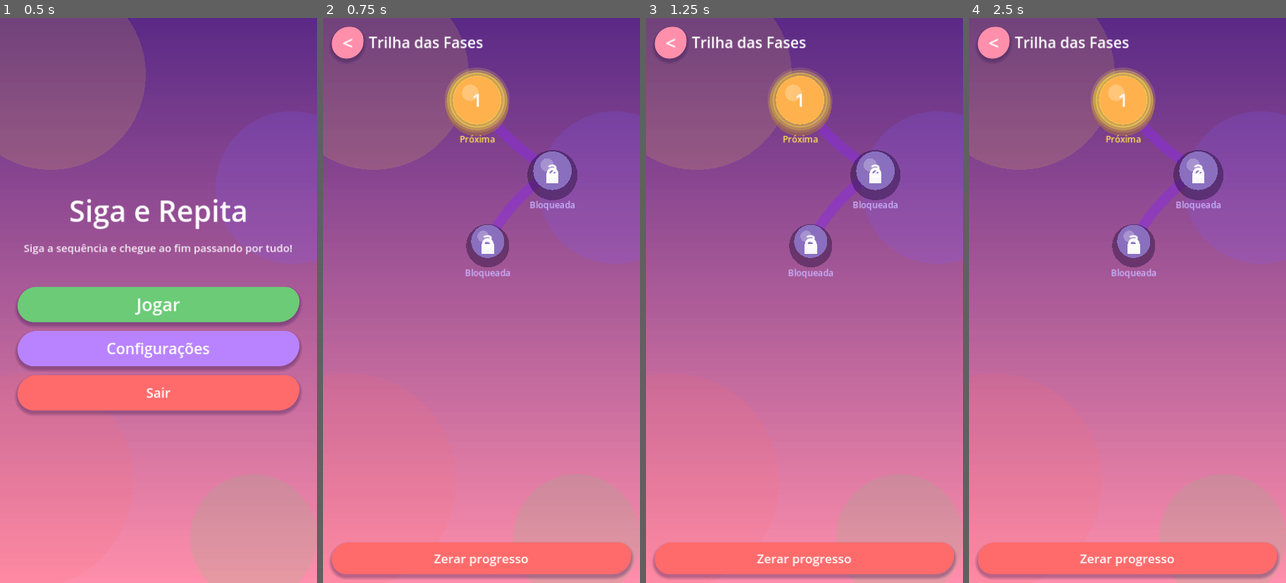
Above: before the commit, frames 1-4 (left to right).
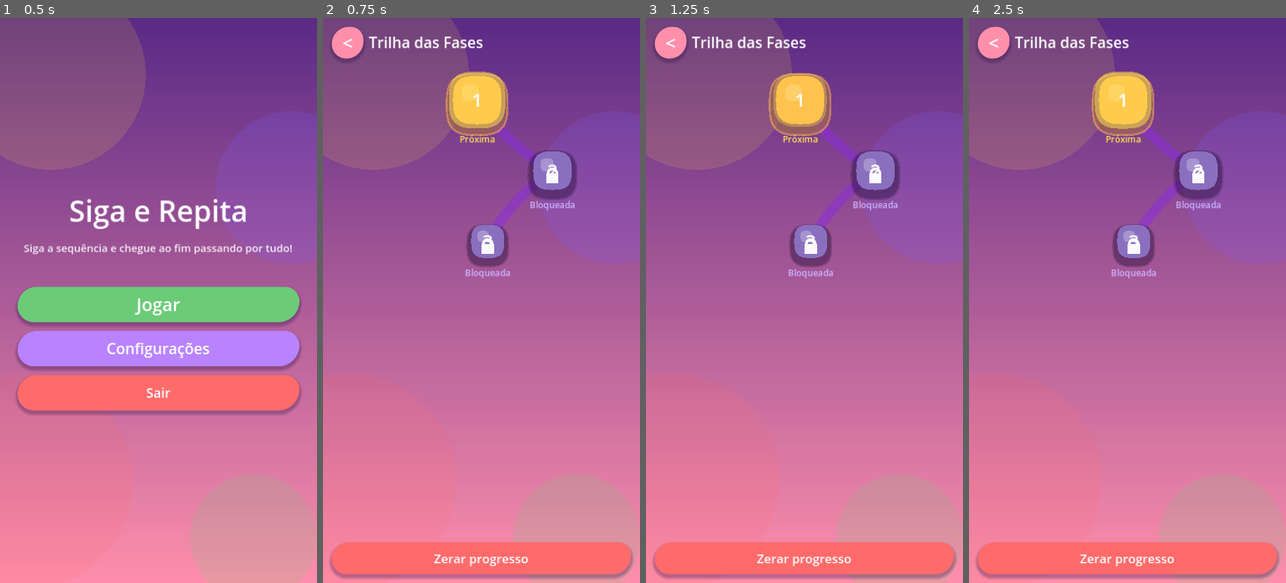
Above: after the commit, the same moments.

Repository: robertoaraujomf/Amarelo-Game-Siga-E-Repita
Game: Godot game, scene res://scenes/ui/MainMenu.tscn
The game is run twice, just before and just after one commit, with the same random seed, the same clock (stepped at 60 frames per second) and the same inputs.
Inputs:
- Up to frame 1 (0.5 s): no input
- Up to frame 2 (0.75 s): click "Jogar" at 0.5 s
- Up to frame 3 (1.25 s): no input
- Up to frame 4 (2.5 s): click "<" at 1.25 s; click "Jogar" at 2 s

Frame 1 is identical in both runs. In frame 2, 1.8% of the frame differs, in the area x 38-81%, y 8-45%; in frame 3, 1.0%; in frame 4, 1.8%.

Commit message:
style: glow e nos da trilha desenhados como blobs organicos (sem circulos perfeitos)

Diff:
--- a/scripts/ui/LevelTrail.gd
+++ b/scripts/ui/LevelTrail.gd
@@ -82,7 +82,7 @@
 		var pts := _trail_path()
 		draw_polyline(pts, Color(StyleFactory.TRAIL, 0.5), 22.0, true)
 		for e in _entries:
-			draw_circle(e["pos"], 11.0, Color(StyleFactory.TRAIL, 0.5))
+			_draw_blob(e["pos"], 11.0, Color(StyleFactory.TRAIL, 0.5))
 
 	for e in _entries:
 		_draw_node(e)
@@ -119,20 +119,17 @@
 		_:
 			glow = Color("4d96ff")
 			glow_a = 0.0
-	# Brilho colorido + sombra suave por baixo do globo da fase.
-	draw_circle(pos + Vector2(0, 10.0), r * 1.30, Color(glow, glow_a))
-	draw_circle(pos + Vector2(0, 10.0), r * 1.30, Color("2a0f4a", 0.30))
-	draw_circle(pos, r, col)
-	draw_circle(pos + Vector2(-r * 0.28, -r * 0.30), r * 0.34, Color(1, 1, 1, 0.25))
+	# Brilho colorido + sombra suave por baixo do globo da fase (sem circulos perfeitos).
+	_draw_blob(pos + Vector2(0, 10.0), r * 1.30, Color(glow, glow_a))
+	_draw_blob(pos + Vector2(0, 10.0), r * 1.22, Color("2a0f4a", 0.30))
+	_draw_blob(pos, r, col)
+	_draw_blob(pos + Vector2(-r * 0.28, -r * 0.30), r * 0.34, Color(1, 1, 1, 0.25))
 
 	if status == "current":
 		var pulse := 0.5 + 0.5 * sin(_time * 5.0)
-		for i in 3:
-			var a := 0.55 * (1.0 - float(i) / 3.0) * (0.5 + 0.5 * pulse)
-			draw_arc(pos, r * (1.06 + float(i) * 0.10), 0.0, TAU, 56,
-					Color(StyleFactory.HIGHLIGHT, a), 8.0, true)
+		_draw_blob(pos, r * (1.05 + 0.14 * pulse), Color(StyleFactory.HIGHLIGHT, glow_a * (0.35 + 0.65 * pulse)))
 	elif status == "completed":
-		draw_arc(pos, r * 1.08, 0.0, TAU, 56, Color("b8ffb0", 0.8), 6.0, true)
+		_draw_blob(pos, r * 1.16, Color("b8ffb0", glow_a))
 
 	# Numero da fase
 	var font := ThemeDB.fallback_font
@@ -165,6 +162,21 @@
 		_draw_lock(pos)
 
 
+func _draw_blob(center: Vector2, radius: float, color: Color) -> void:
+	# "Blob" organico: superelipse com n variando (nunca um circulo perfeito).
+	var n := 3.0
+	var pts := PackedVector2Array()
+	var count := 32
+	for i in count:
+		var a := TAU * float(i) / float(count) - PI / 2.0
+		var c := cos(a)
+		var s := sin(a)
+		var x := signf(c) * pow(absf(c), 2.0 / n) * radius
+		var y := signf(s) * pow(absf(s), 2.0 / n) * radius
+		pts.append(center + Vector2(x, y))
+	draw_colored_polygon(pts, color)
+
+
 func _draw_lock(pos: Vector2) -> void:
 	var body := Rect2(pos.x - 14.0, pos.y + 6.0, 28.0, 22.0)
 	draw_rect(body, Color(1, 1, 1, 0.95))
